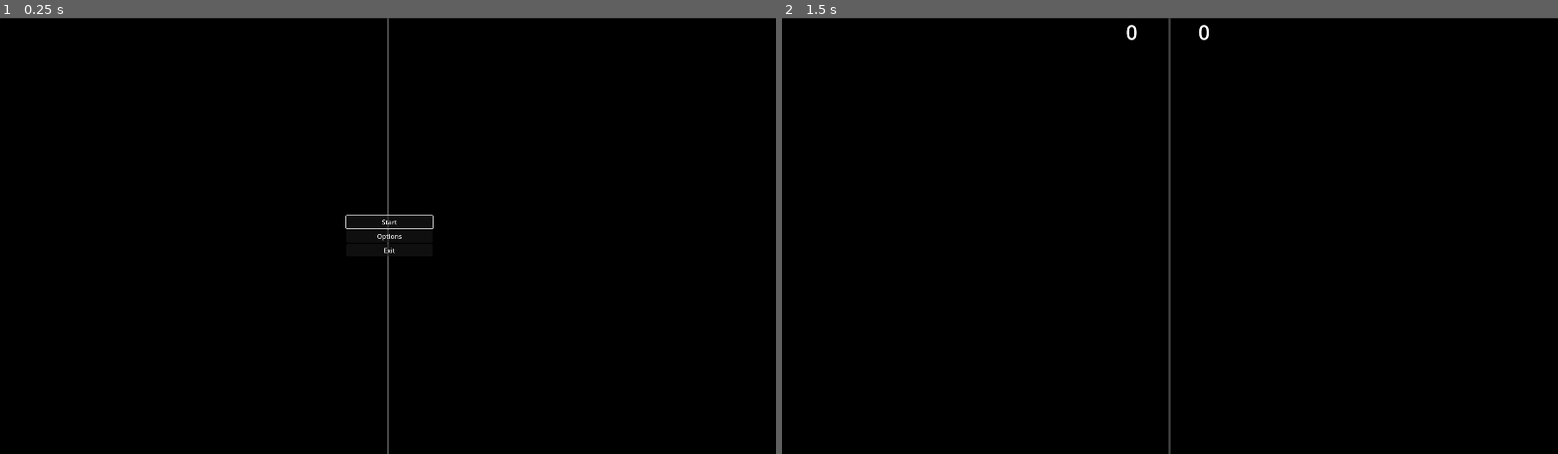
Above: before the commit, frames 1-2 (left to right).
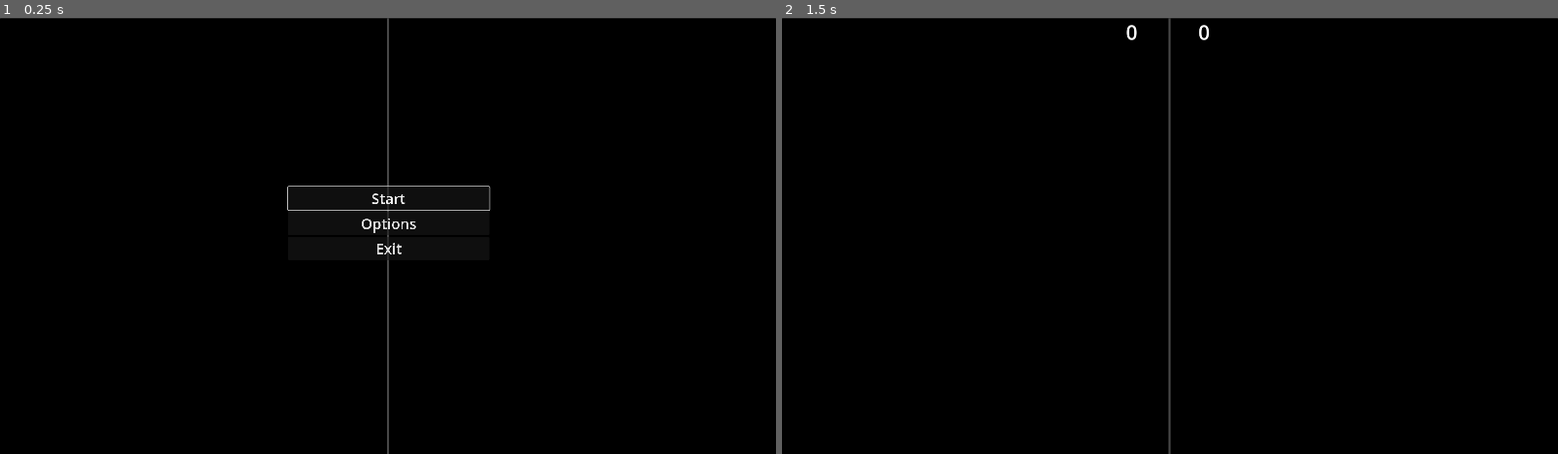
Above: after the commit, the same moments.

Repository: LookingForTheSemicolon/AdvancedPong
Game: Godot game, scene res://scenes/main.tscn
Same seed, same stepped clock (60 frames per second), same inputs: the game is played once before the commit and once after it.
Inputs:
- Up to frame 1 (0.25 s): no input
- Up to frame 2 (1.5 s): click "Start" at 0.5 s; tap Enter at 1.25 s; hold W (up) from 1.28 s (still down)

The runs differ from the first frame. In frame 1, 0.4% of the frame differs, in the area x 37-64%, y 38-56%; in frame 2, nothing differs.
Error in both runs: Invalid assignment of property or key 'paddle' with value of type 'Node2D (Paddle)' on a base object of type 'null instance'. (res://scripts/game.gd:27)

Commit message:
added option section to change input map of up and down

Diff:
--- a/project.godot
+++ b/project.godot
@@ -24,7 +24,6 @@
 
 window/size/viewport_width=1920
 window/size/viewport_height=1080
-window/size/resizable=false
 window/stretch/mode="viewport"
 window/stretch/aspect="expand"
 
--- a/scenes/Menue/options.tscn
+++ b/scenes/Menue/options.tscn
@@ -25,6 +25,7 @@
 theme_override_constants/margin_bottom = 12
 
 [node name="VBoxContainer" type="VBoxContainer" parent="MarginContainer"]
+texture_filter = 1
 layout_mode = 2
 
 [node name="Label" type="Label" parent="MarginContainer/VBoxContainer"]
@@ -41,4 +42,7 @@
 [node name="ExitButton" type="Button" parent="MarginContainer/VBoxContainer"]
 layout_mode = 2
 size_flags_vertical = 8
-text = "Exit"
+theme_override_font_sizes/font_size = 36
+text = "Zurück"
+
+[editable path="MarginContainer/VBoxContainer/Settings"]
--- /dev/null
+++ b/scenes/Menue/remap_button.gd
@@ -0,0 +1,32 @@
+extends Button
+class_name RemapButton
+
+@export var action: String
+
+func _init() -> void:
+    toggle_mode = true
+# Called when the node enters the scene tree for the first time.
+func _ready() -> void:
+    set_process_unhandled_input(false)
+    update_key_text()
+
+func _toggled(button_pressed: bool) -> void:
+    print(button_pressed)
+    set_process_unhandled_input(button_pressed)
+    if button_pressed:
+        text = "..."
+        release_focus()
+    else:
+        update_key_text()
+        grab_focus()
+
+func _unhandled_input(event: InputEvent) -> void:
+    print(event)
+    if event.pressed:
+        InputMap.action_erase_events(action)
+        InputMap.action_add_event(action, event)
+        button_pressed = false
+
+func update_key_text():
+    print(InputMap.action_get_events(action)[0].as_text())
+    text = "%s" % InputMap.action_get_events(action)[0].as_text()
--- a/scenes/Menue/settings.tscn
+++ b/scenes/Menue/settings.tscn
@@ -10,6 +10,7 @@
 grow_horizontal = 2
 grow_vertical = 2
 script = ExtResource("1_i4p46")
+action_items = Array[String](["up", "down"])
 
 [node name="TabContainer" type="TabContainer" parent="."]
 layout_mode = 1
@@ -22,45 +23,41 @@
 offset_bottom = -100.0
 grow_horizontal = 2
 grow_vertical = 2
+theme_override_font_sizes/font_size = 36
 tab_alignment = 1
-current_tab = 0
-
-[node name="Graphics" type="TabBar" parent="TabContainer"]
+current_tab = 3
+
+[node name="Game" type="TabBar" parent="TabContainer"]
+visible = false
 layout_mode = 2
 metadata/_tab_index = 0
 
-[node name="MarginContainer" type="MarginContainer" parent="TabContainer/Graphics"]
-layout_mode = 1
-anchors_preset = 15
-anchor_right = 1.0
-anchor_bottom = 1.0
-grow_horizontal = 2
-grow_vertical = 2
-theme_override_constants/margin_left = 24
-theme_override_constants/margin_top = 24
-theme_override_constants/margin_right = 24
-theme_override_constants/margin_bottom = 24
-
-[node name="Grid" type="GridContainer" parent="TabContainer/Graphics/MarginContainer"]
+[node name="MarginContainer" type="MarginContainer" parent="TabContainer/Game"]
+layout_mode = 1
+anchors_preset = 15
+anchor_right = 1.0
+anchor_bottom = 1.0
+grow_horizontal = 2
+grow_vertical = 2
+theme_override_constants/margin_left = 24
+theme_override_constants/margin_top = 24
+theme_override_constants/margin_right = 24
+theme_override_constants/margin_bottom = 24
+
+[node name="Grid" type="GridContainer" parent="TabContainer/Game/MarginContainer"]
 layout_mode = 2
 theme_override_constants/h_separation = 10
 theme_override_constants/v_separation = 10
 columns = 2
 
-[node name="WindowSize" type="Label" parent="TabContainer/Graphics/MarginContainer/Grid"]
-layout_mode = 2
-text = "Window Size"
-
-[node name="WindowSizeOption" type="OptionButton" parent="TabContainer/Graphics/MarginContainer/Grid"]
-layout_mode = 2
-
-[node name="FullscreenButton2" type="Label" parent="TabContainer/Graphics/MarginContainer/Grid"]
-layout_mode = 2
-text = "Fullscreen:"
-
-[node name="FullscreenButton" type="CheckButton" parent="TabContainer/Graphics/MarginContainer/Grid"]
-layout_mode = 2
-action_mode = 0
+[node name="Mode" type="Label" parent="TabContainer/Game/MarginContainer/Grid"]
+layout_mode = 2
+theme_override_font_sizes/font_size = 24
+text = "Mode (CPU/Player2):"
+
+[node name="ModeOptions" type="OptionButton" parent="TabContainer/Game/MarginContainer/Grid"]
+layout_mode = 2
+theme_override_font_sizes/font_size = 24
 
 [node name="Player" type="TabBar" parent="TabContainer"]
 visible = false
@@ -87,22 +84,67 @@
 
 [node name="PlayerPaddle" type="Label" parent="TabContainer/Player/MarginContainer/Grid"]
 layout_mode = 2
+theme_override_font_sizes/font_size = 24
 text = "Player Paddle"
 
 [node name="PlayerPaddleOption" type="OptionButton" parent="TabContainer/Player/MarginContainer/Grid"]
 layout_mode = 2
+theme_override_font_sizes/font_size = 24
 
 [node name="CPUPaddle" type="Label" parent="TabContainer/Player/MarginContainer/Grid"]
 layout_mode = 2
-text = "CPU Paddle"
+theme_override_font_sizes/font_size = 24
+text = "CPU/Player2 Paddle"
 
 [node name="CPUPaddleOption" type="OptionButton" parent="TabContainer/Player/MarginContainer/Grid"]
 layout_mode = 2
+theme_override_font_sizes/font_size = 24
+
+[node name="Graphics" type="TabBar" parent="TabContainer"]
+visible = false
+layout_mode = 2
+metadata/_tab_index = 2
+
+[node name="MarginContainer" type="MarginContainer" parent="TabContainer/Graphics"]
+layout_mode = 1
+anchors_preset = 15
+anchor_right = 1.0
+anchor_bottom = 1.0
+grow_horizontal = 2
+grow_vertical = 2
+theme_override_constants/margin_left = 24
+theme_override_constants/margin_top = 24
+theme_override_constants/margin_right = 24
+theme_override_constants/margin_bottom = 24
+
+[node name="Grid" type="GridContainer" parent="TabContainer/Graphics/MarginContainer"]
+layout_mode = 2
+theme_override_constants/h_separation = 10
+theme_override_constants/v_separation = 10
+columns = 2
+
+[node name="WindowSize" type="Label" parent="TabContainer/Graphics/MarginContainer/Grid"]
+layout_mode = 2
+theme_override_font_sizes/font_size = 24
+text = "Window Size"
+
+[node name="WindowSizeOption" type="OptionButton" parent="TabContainer/Graphics/MarginContainer/Grid"]
+layout_mode = 2
+theme_override_font_sizes/font_size = 24
+
+[node name="FullscreenButton2" type="Label" parent="TabContainer/Graphics/MarginContainer/Grid"]
+layout_mode = 2
+theme_override_font_sizes/font_size = 24
+text = "Fullscreen:"
+
+[node name="FullscreenButton" type="CheckButton" parent="TabContainer/Graphics/MarginContainer/Grid"]
+layout_mode = 2
+theme_override_font_sizes/font_size = 24
+action_mode = 0
 
 [node name="Controls" type="TabBar" parent="TabContainer"]
-visible = false
-layout_mode = 2
-metadata/_tab_index = 2
+layout_mode = 2
+metadata/_tab_index = 3
 
 [node name="MarginContainer" type="MarginContainer" parent="TabContainer/Controls"]
 layout_mode = 1
@@ -116,53 +158,59 @@
 theme_override_constants/margin_right = 24
 theme_override_constants/margin_bottom = 24
 
-[node name="VBoxContainer" type="VBoxContainer" parent="TabContainer/Controls/MarginContainer"]
+[node name="HBoxContainer" type="HBoxContainer" parent="TabContainer/Controls/MarginContainer"]
+layout_mode = 2
+size_flags_horizontal = 0
+size_flags_vertical = 0
+size_flags_stretch_ratio = 0.0
+theme_override_constants/separation = 100
+alignment = 1
+
+[node name="InputLabelsContainer" type="VBoxContainer" parent="TabContainer/Controls/MarginContainer/HBoxContainer"]
+unique_name_in_owner = true
+layout_mode = 2
+size_flags_horizontal = 0
+
+[node name="ColLabelControl" type="Label" parent="TabContainer/Controls/MarginContainer/HBoxContainer/InputLabelsContainer"]
+layout_mode = 2
+size_flags_vertical = 0
+theme_override_font_sizes/font_size = 24
+text = "Control:"
+
+[node name="InputButtonsContainer" type="VBoxContainer" parent="TabContainer/Controls/MarginContainer/HBoxContainer"]
+unique_name_in_owner = true
+layout_mode = 2
+size_flags_horizontal = 0
+
+[node name="ColLabelKey" type="Label" parent="TabContainer/Controls/MarginContainer/HBoxContainer/InputButtonsContainer"]
+layout_mode = 2
+size_flags_horizontal = 2
+size_flags_vertical = 0
+theme_override_font_sizes/font_size = 24
+text = "Button:"
+
+[node name="Sound" type="TabBar" parent="TabContainer"]
+visible = false
+layout_mode = 2
+metadata/_tab_index = 4
+
+[node name="MarginContainer" type="MarginContainer" parent="TabContainer/Sound"]
+layout_mode = 1
+anchors_preset = 15
+anchor_right = 1.0
+anchor_bottom = 1.0
+grow_horizontal = 2
+grow_vertical = 2
+theme_override_constants/margin_left = 24
+theme_override_constants/margin_top = 24
+theme_override_constants/margin_right = 24
+theme_override_constants/margin_bottom = 24
+
+[node name="VBoxContainer" type="VBoxContainer" parent="TabContainer/Sound/MarginContainer"]
 layout_mode = 2
 theme_override_constants/separation = 64
 alignment = 1
 
-[node name="Controls" type="Label" parent="TabContainer/Controls/MarginContainer/VBoxContainer"]
-layout_mode = 2
-text = "123456789"
-
-[node name="Controls2" type="Label" parent="TabContainer/Controls/MarginContainer/VBoxContainer"]
-layout_mode = 2
-text = "123456789"
-
-[node name="Controls3" type="Label" parent="TabContainer/Controls/MarginContainer/VBoxContainer"]
-layout_mode = 2
-text = "123456789"
-
-[node name="Controls4" type="Label" parent="TabContainer/Controls/MarginContainer/VBoxContainer"]
-layout_mode = 2
-text = "123456789"
-
-[node name="Controls5" type="Label" parent="TabContainer/Controls/MarginContainer/VBoxContainer"]
-layout_mode = 2
-text = "123456789"
-
-[node name="Sound" type="TabBar" parent="TabContainer"]
-visible = false
-layout_mode = 2
-metadata/_tab_index = 3
-
-[node name="MarginContainer" type="MarginContainer" parent="TabContainer/Sound"]
-layout_mode = 1
-anchors_preset = 15
-anchor_right = 1.0
-anchor_bottom = 1.0
-grow_horizontal = 2
-grow_vertical = 2
-theme_override_constants/margin_left = 24
-theme_override_constants/margin_top = 24
-theme_override_constants/margin_right = 24
-theme_override_constants/margin_bottom = 24
-
-[node name="VBoxContainer" type="VBoxContainer" parent="TabContainer/Sound/MarginContainer"]
-layout_mode = 2
-theme_override_constants/separation = 64
-alignment = 1
-
 [node name="Sound" type="Label" parent="TabContainer/Sound/MarginContainer/VBoxContainer"]
 layout_mode = 2
 text = "123456789"
@@ -183,7 +231,8 @@
 layout_mode = 2
 text = "123456789"
 
+[connection signal="item_selected" from="TabContainer/Game/MarginContainer/Grid/ModeOptions" to="." method="_on_window_size_option_item_selected"]
+[connection signal="item_selected" from="TabContainer/Player/MarginContainer/Grid/PlayerPaddleOption" to="." method="_on_player_paddle_option_item_selected"]
+[connection signal="item_selected" from="TabContainer/Player/MarginContainer/Grid/CPUPaddleOption" to="." method="_on_cpu_paddle_option_item_selected"]
 [connection signal="item_selected" from="TabContainer/Graphics/MarginContainer/Grid/WindowSizeOption" to="." method="_on_window_size_option_item_selected"]
 [connection signal="toggled" from="TabContainer/Graphics/MarginContainer/Grid/FullscreenButton" to="." method="_on_fullscreen_button_toggled"]
-[connection signal="item_selected" from="TabContainer/Player/MarginContainer/Grid/PlayerPaddleOption" to="." method="_on_player_paddle_option_item_selected"]
-[connection signal="item_selected" from="TabContainer/Player/MarginContainer/Grid/CPUPaddleOption" to="." method="_on_cpu_paddle_option_item_selected"]
--- a/scenes/game.tscn
+++ b/scenes/game.tscn
@@ -32,7 +32,7 @@
 anchor_bottom = 1.0
 offset_left = -8.0
 offset_top = 1.0
-offset_right = 10.0
+offset_right = 4.44446
 offset_bottom = 8.0
 grow_horizontal = 2
 grow_vertical = 2
--- a/scenes/main.tscn
+++ b/scenes/main.tscn
@@ -29,31 +29,35 @@
 expand_mode = 3
 
 [node name="VBoxContainer" type="VBoxContainer" parent="."]
+texture_filter = 1
 anchors_preset = 8
 anchor_left = 0.5
 anchor_top = 0.5
 anchor_right = 0.5
 anchor_bottom = 0.5
-offset_left = -103.0
-offset_top = -50.0
-offset_right = 111.0
-offset_bottom = 51.0
+offset_left = -247.0
+offset_top = -122.0
+offset_right = 251.0
+offset_bottom = 95.0
 grow_horizontal = 2
 grow_vertical = 2
 
 [node name="StartButton" type="Button" parent="VBoxContainer"]
 layout_mode = 2
 focus_neighbor_top = NodePath("../ExitButton")
+theme_override_font_sizes/font_size = 36
 text = "Start"
 
 [node name="OptionsButton" type="Button" parent="VBoxContainer"]
 layout_mode = 2
+theme_override_font_sizes/font_size = 36
 text = "Options"
 
 [node name="ExitButton" type="Button" parent="VBoxContainer"]
 layout_mode = 2
 size_flags_vertical = 8
 focus_neighbor_bottom = NodePath("../StartButton")
+theme_override_font_sizes/font_size = 36
 text = "Exit"
 
 [node name="Options" parent="." instance=ExtResource("3_6dhxo")]
@@ -69,3 +73,4 @@
 [connection signal="pressed" from="Options/MarginContainer/VBoxContainer/ExitButton" to="." method="_on_options_exit_option_menu"]
 
 [editable path="Options"]
+[editable path="Options/MarginContainer/VBoxContainer/Settings"]
--- a/scripts/options.gd
+++ b/scripts/options.gd
@@ -4,15 +4,16 @@
 @onready var exit_button = $MarginContainer/VBoxContainer/ExitButton as Button
 
 signal exit_options_menu
+var config: ConfigFile
 
 func _ready() -> void:
     exit_button.button_down.connect(on_exit_pressed)
-
     set_process(false)
 
 func _process(_delta: float) -> void:
     exit_button.grab_focus()
 
 func on_exit_pressed() -> void:
+
     exit_options_menu.emit()
     set_process(false)
--- a/scripts/settings.gd
+++ b/scripts/settings.gd
@@ -4,13 +4,34 @@
 @onready var fullscreen_button = $TabContainer/Graphics/MarginContainer/Grid/FullscreenButton
 @onready var player_paddle_option = $TabContainer/Player/MarginContainer/Grid/PlayerPaddleOption
 @onready var cpu_paddle_option = $TabContainer/Player/MarginContainer/Grid/CPUPaddleOption
+
+@onready var input_labels_container: VBoxContainer = %InputLabelsContainer
+@onready var input_buttons_container: VBoxContainer = %InputButtonsContainer
+
+@export var action_items: Array[String]
 var options
 # Called when the node enters the scene tree for the first time.
 func _ready() -> void:
+    create_action_remap_items()
     options = OptionsManager.read_options()
     load_defaults()
     load_screen_page()
     load_paddles()
+
+func create_action_remap_items() -> void:
+    var prev_item = input_buttons_container.get_child(input_buttons_container.get_child_count() -1)
+    for index in range(action_items.size()):
+        var action = action_items[index]
+        var label = Label.new()
+        label.text = action
+        input_labels_container.add_child(label)
+        var button = RemapButton.new()
+        button.action = action
+        button.action_mode = BaseButton.ACTION_MODE_BUTTON_PRESS
+        button.toggle_mode = true
+        prev_item = button
+        input_buttons_container.add_child(button)
+
 
 func load_defaults():
     options = OptionsManager.read_options()
@@ -54,11 +75,6 @@
           cpu_paddle_option.select(indexCPU)
         indexCPU += 1
 
-# Called every frame. 'delta' is the elapsed time since the previous frame.
-func _process(delta: float) -> void:
-    pass
-
-
 func _on_window_size_option_item_selected(index: int) -> void:
     var size = OptionsManager.window_size_list[index]
     options.window_width = size.width
@@ -66,19 +82,16 @@
     OptionsManager.write_options(options)
     OptionsManager.resize_window()
 
-
 func _on_fullscreen_button_toggled(toggled_on: bool) -> void:
     options.full_screen = toggled_on
     OptionsManager.write_options(options)
     OptionsManager.set_window_mode()
     OptionsManager.resize_window()
 
-
 func _on_player_paddle_option_item_selected(index: int) -> void:
     options.player_paddle = index
     OptionsManager.write_options(options)
 
-
 func _on_cpu_paddle_option_item_selected(index: int) -> void:
     options.cpu_paddle = index
     OptionsManager.write_options(options)
Not shown, changed: README.md
